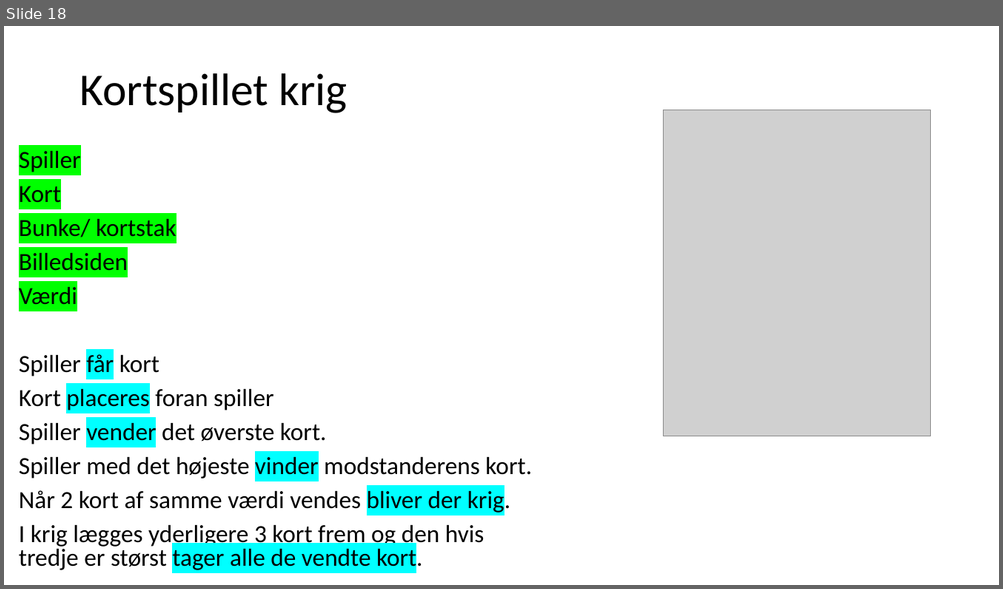
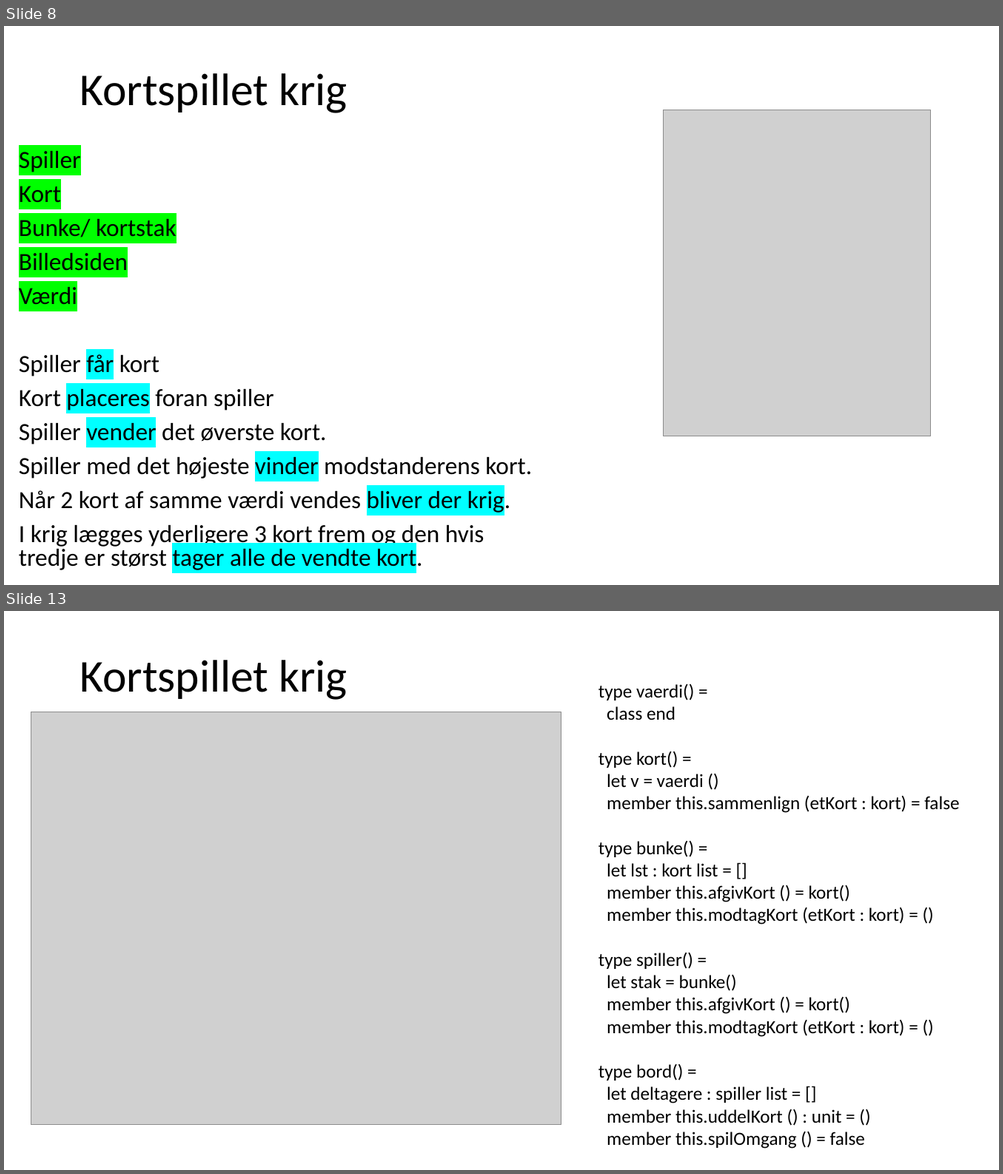
Before and after one commit to fisterloegsovs/pop22, a slide deck: lectures/14.3/lecture.pptx. Shown one above the other, each under a label of ours: slide 18 before the commit, slides 8 and 13 after it; the slides between them are not shown. The pictures are 1003x589 and 1003x1174 pixels, drawn with LibreOffice and Linux fonts; fonts in the diff are those of the drawing; grey boxes stand for pictures. Boxes give left, top, right and bottom in pixels: in the first picture for what was removed or moved away, otherwise in the second. Text is boxed around its words. In the diff, an @@ line names an element or a change of style, - is before the commit and + after.

```diff
--- a/lectures/14.3/lecture.pptx
+++ b/lectures/14.3/lecture.pptx
@@ slide 13 added at (4, 611, 999, 1170), background #FFFFFF @@
@@ title added at (79, 660, 347, 700), 44 pt, text #000000 @@
+Kortspillet krig
@@ text added at (598, 684, 959, 1149), 18 pt, text #000000 @@
+type vaerdi() =
+class end
+type kort() =
+let v = vaerdi ()
+member this.sammenlign (etKort : kort) = false
+type bunke() =
+let lst : kort list = []
+member this.afgivKort () = kort()
+member this.modtagKort (etKort : kort) = ()
+type spiller() =
+let stak = bunke()
+member this.afgivKort () = kort()
+member this.modtagKort (etKort : kort) = ()
+type bord() =
+let deltagere : spiller list = []
+member this.uddelKort () : unit = ()
+member this.spilOmgang () = false
@@ picture added at (31, 712, 561, 1125) @@
@@ what was slide 18 is now slide 8 @@
```
Also in this commit, not shown: 3 slides changed, 2 other slides added, 10 slides removed, 2 other files.
